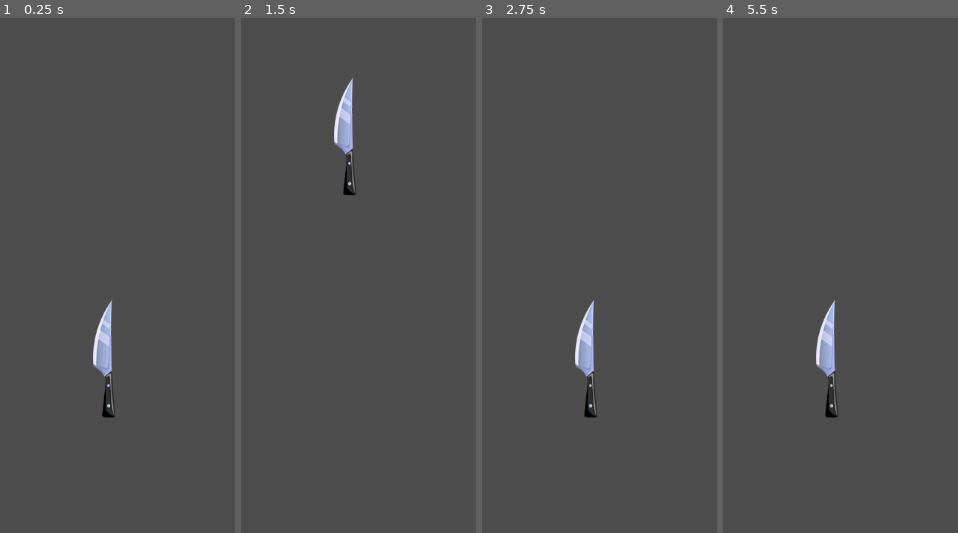
Above: before the commit, frames 1-4 (left to right).
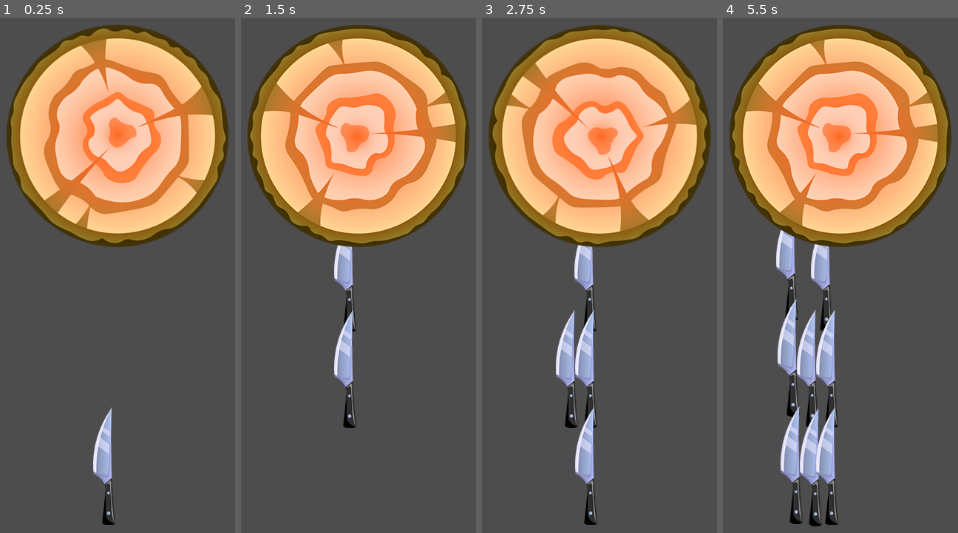
Above: after the commit, the same moments.

Repository: drxwat/godot4-mobile-game-course
Game: Godot game, scene res://scenes/game/game.tscn
The game is run twice, just before and just after one commit, with the same random seed, the same clock (stepped at 60 frames per second) and the same inputs. The project has no main scene, so this scene is started directly.
Inputs (mouse positions are in pixels of both pictures, inside the frame that each line leads up to):
- Up to frame 1 (0.25 s): no input
- Up to frame 2 (1.5 s): move the mouse to (475, 95) at 0.52 s; click (475, 95) at 0.67 s; move the mouse to (252, 177) at 1.27 s; click (252, 177) at 1.42 s
- Up to frame 3 (2.75 s): move the mouse to (outside the picture) at 2.02 s; click (outside the picture) at 2.17 s
- Up to frame 4 (5.5 s): move the mouse to (814, 296) at 2.77 s; click (814, 296) at 2.92 s; move the mouse to (outside the picture) at 3.52 s; click (outside the picture) at 3.67 s; move the mouse to (outside the picture) at 4.27 s; click (outside the picture) at 4.42 s; move the mouse to (866, 136) at 5.02 s; click (866, 136) at 5.17 s

The runs differ from the first frame. In frame 1, 34% of the frame differs, in the area x 2-98%, y 1-99%; in frame 2, 34%; in frame 3, 36%; in frame 4, 40%.

Commit message:
3-3 simple target

Diff:
--- /dev/null
+++ b/elements/targets/target/target.gd
@@ -0,0 +1,6 @@
+extends CharacterBody2D
+
+var speed := PI
+
+func _physics_process(delta: float):
+	rotation += speed * delta
--- /dev/null
+++ b/elements/targets/target/target.tscn
@@ -0,0 +1,18 @@
+[gd_scene load_steps=4 format=3 uid="uid://35e3j0jp4hvx"]
+
+[ext_resource type="Script" path="res://elements/targets/target/target.gd" id="1_0mnxt"]
+[ext_resource type="Texture2D" uid="uid://cy61tdinvfpay" path="res://assets/target1.png" id="1_xbxcm"]
+
+[sub_resource type="CircleShape2D" id="CircleShape2D_wyagg"]
+radius = 120.0
+
+[node name="Target" type="CharacterBody2D"]
+collision_layer = 4
+collision_mask = 2
+script = ExtResource("1_0mnxt")
+
+[node name="Sprite2D" type="Sprite2D" parent="."]
+texture = ExtResource("1_xbxcm")
+
+[node name="CollisionShape2D" type="CollisionShape2D" parent="."]
+shape = SubResource("CircleShape2D_wyagg")
--- a/scenes/game/game.tscn
+++ b/scenes/game/game.tscn
@@ -1,8 +1,14 @@
-[gd_scene load_steps=2 format=3 uid="uid://bengvyqkvt336"]
+[gd_scene load_steps=3 format=3 uid="uid://bengvyqkvt336"]
 
 [ext_resource type="PackedScene" uid="uid://cf1v3f37wag3h" path="res://elements/knife_shooter/knife_shooter.tscn" id="1_npil1"]
+[ext_resource type="PackedScene" uid="uid://35e3j0jp4hvx" path="res://elements/targets/target/target.tscn" id="2_vad3u"]
 
 [node name="Game" type="Node2D"]
 
 [node name="KnifeShooter" parent="." instance=ExtResource("1_npil1")]
 position = Vector2(342, 841)
+
+[node name="Target" parent="." instance=ExtResource("2_vad3u")]
+position = Vector2(360, 395)
+
+[node name="Camera2D" type="Camera2D" parent="Target"]
